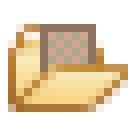
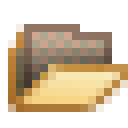
Layered file, before and after one edit (128px x 128px). Changes by layer:
removed layer "fldr_obj.png copy #1" over [16, 64, 48, 96]
renamed "Label #1" to "Label #2", moved it above "Label #4", painted on it, masked it over [24, 24, 112, 88]
added layer "Label #4" above "Label #1" over [16, 48, 24, 96]
painted on "Label #3" over [24, 24, 112, 88]
removed layer "fldr_obj.png copy" over [16, 24, 104, 96]
added layer "Label" above "Pasted Layer" over [24, 24, 112, 88]
renamed "Label" to "Pasted Layer", showed it, painted on it over [16, 24, 112, 96]
